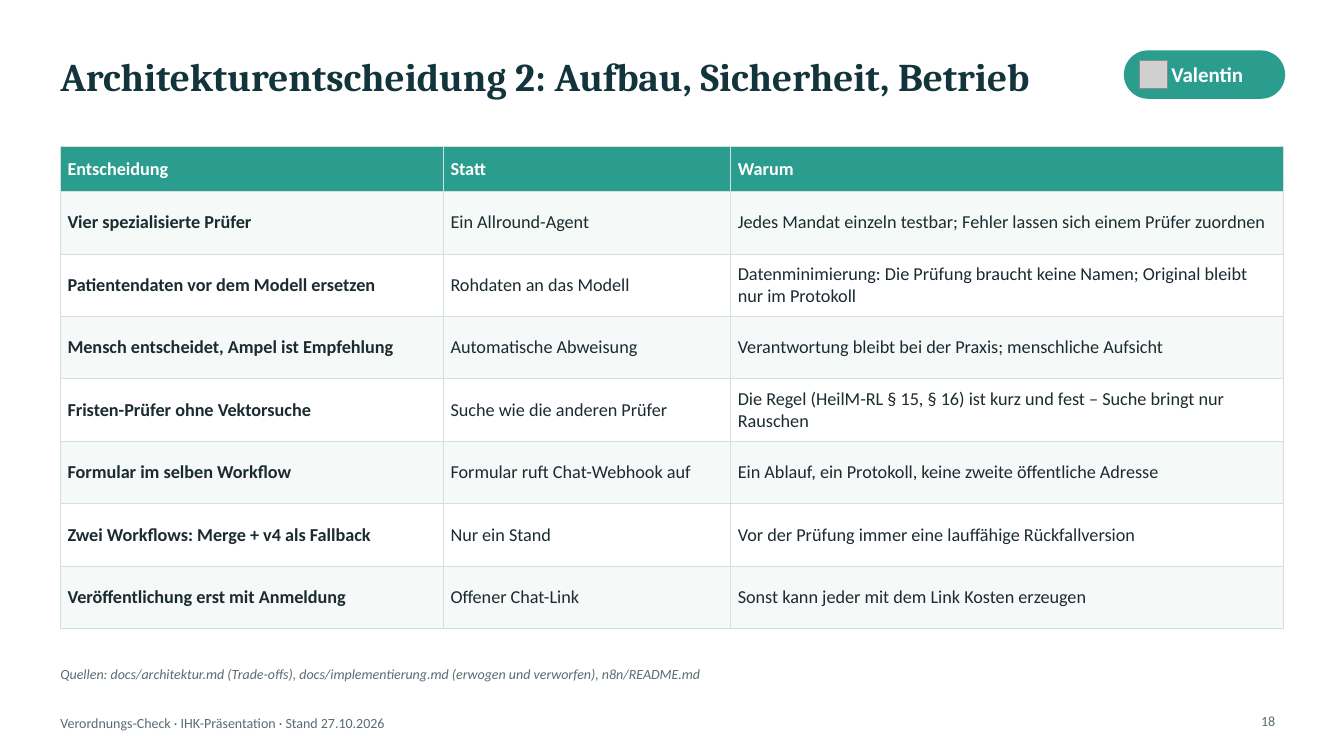
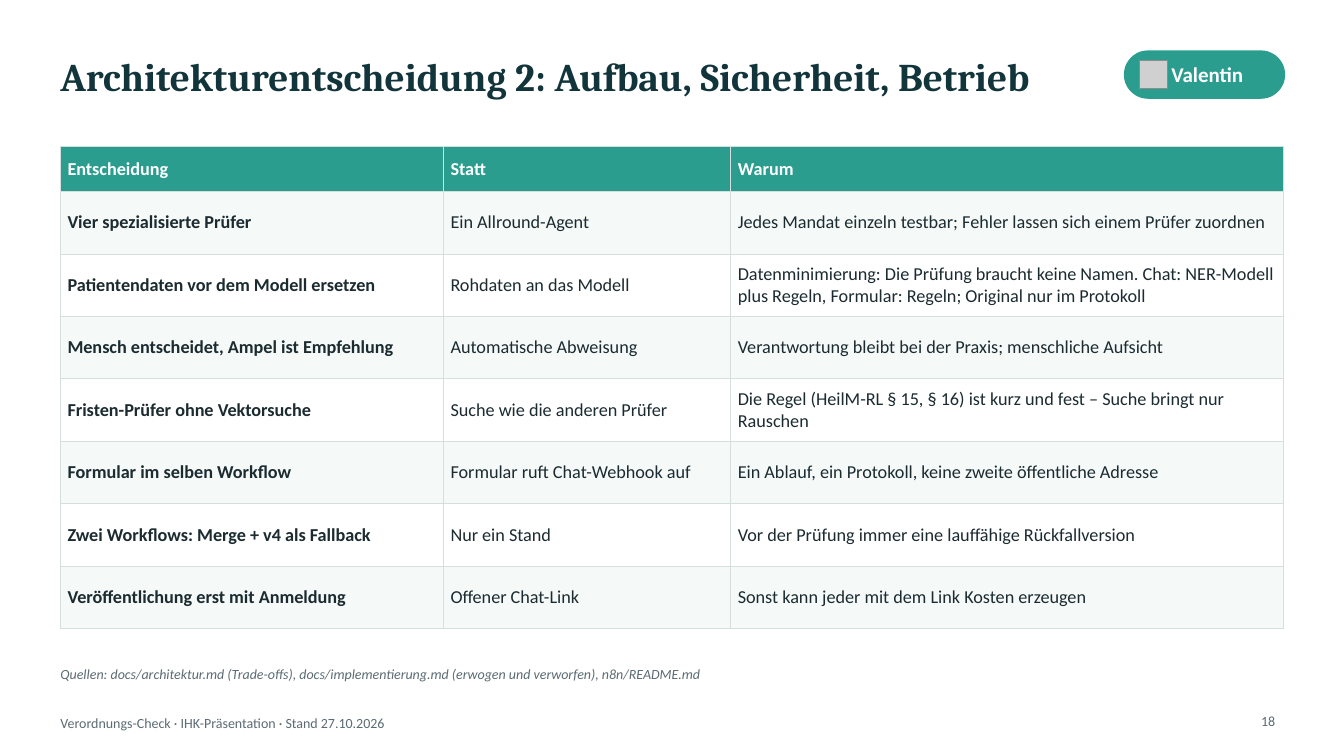
Before and after one commit to DBE-deve/verordnungs-check, a slide deck: slide 18 of docs/praesentation/Verordnungs-Check_IHK_3x15min_2026-10-27.pptx. Drawn at 1344x756 pixels with LibreOffice and Linux fonts; fonts in the diff are those of the drawing; grey boxes stand for pictures. Boxes give left, top, right and bottom in pixels: in the first picture for what was removed or moved away, otherwise in the second. Text is boxed around its words. In the diff, an @@ line names an element or a change of style, - is before the commit and + after.

```diff
--- a/docs/praesentation/Verordnungs-Check_IHK_3x15min_2026-10-27.pptx
+++ b/docs/praesentation/Verordnungs-Check_IHK_3x15min_2026-10-27.pptx
@@ table at <box>60,146,1284,610</box> @@
-row 3, column 3: Datenminimierung: Die Prüfung braucht keine Namen; Original bleibt nur im Protokoll
+row 3, column 3: Datenminimierung: Die Prüfung braucht keine Namen. Chat: NER-Modell plus Regeln, Formular: Regeln; Original nur im Protokoll
```
Also in this commit, not shown: 3 other slides changed, 7 other files.
